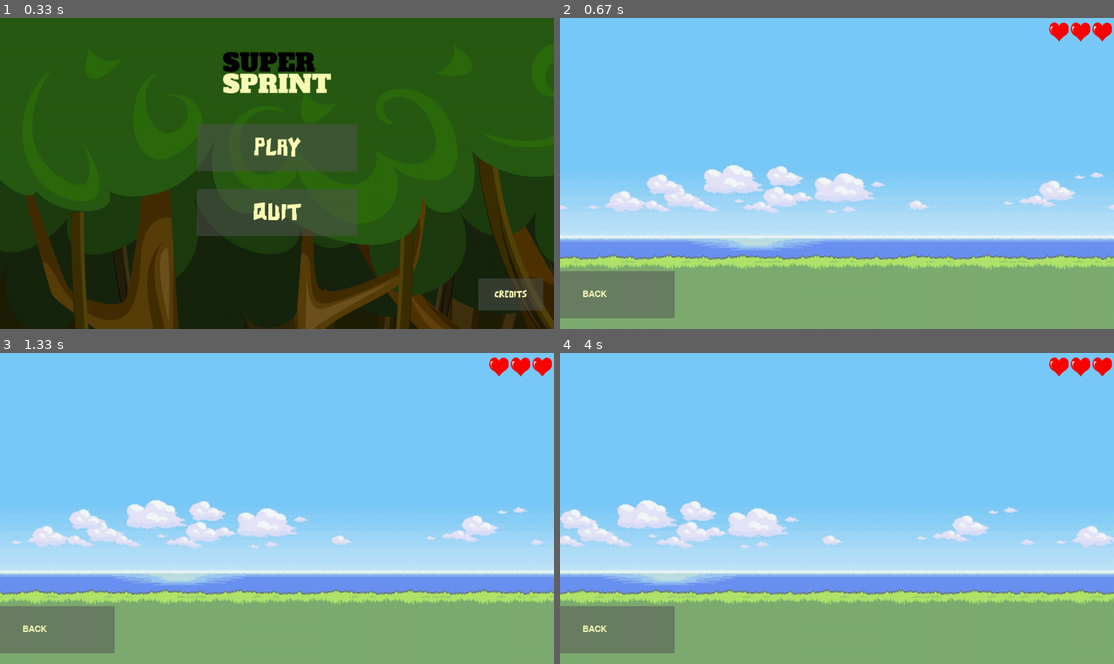
Above: before the commit, frames 1-4 (two rows, left to right).
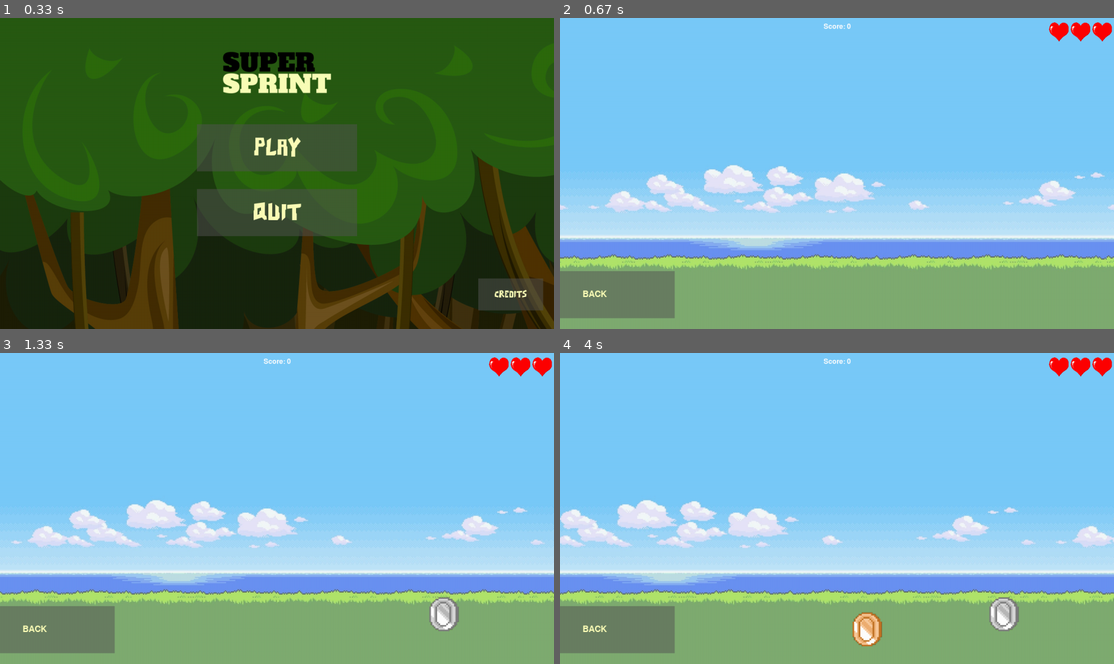
Above: after the commit, the same moments.

Repository: notAkkeri/SuperSprint
Game: pygame game, started from main.py
Same seed, same stepped clock (60 frames per second), same inputs: the game is played once before the commit and once after it.
Inputs:
- Up to frame 1 (0.33 s): no input
- Up to frame 2 (0.67 s): click "PLAY" at 0.38 s
- Up to frame 3 (1.33 s): no input
- Up to frame 4 (4 s): no input

Frame 1 is identical in both runs. In frame 2, less than 0.1% of the frame differs, in the area x 47-53%, y 1-4%; in frame 3, 0.5%; in frame 4, 1.0%, in the area x 47-83%, y 1-95%.

Commit message:
0.5 COINSSS
- Item spawner file
- Coin drawer
- Coin timer(global timer)
- Coin values
- Coin assets
- Coin  rarity

=

Diff:
--- a/gameEngine.py
+++ b/gameEngine.py
@@ -1,21 +1,39 @@
 import pygame
 import sys
+import random
 from button import Button
-
+from itemSpawner import spawn_coins, Coin, coinTime, despawn_coins
 
 pygame.init()
-
 
 def get_font(size):
     return pygame.font.Font("assets/font1.ttf", size)
 
+def get_heart_icon():
+    return pygame.image.load("assets/heartIcon.png")
 
-def get_heart_icon():
-    return pygame.image.load("assets/hearticon.png")
+def get_gold_icon():
+    return pygame.image.load("assets/goldCoin.png")
+
+def get_silver_icon():
+    return pygame.image.load("assets/silverCoin.png")
+
+def get_bronze_icon():
+    return pygame.image.load("assets/bronzeCoin.png")
+
+
+last_coin_spawn_time = pygame.time.get_ticks()
 
 # Function to display the game screen
 def displayGame(SCREEN):
+    global last_coin_spawn_time
     game_screen = True
+
+    # coins
+    coins = []
+
+    #scores
+    score = 0
 
     # healthy (lives)
     heart_icon = pygame.transform.scale(get_heart_icon(), (45, 45))
@@ -25,9 +43,10 @@
     gameBG = pygame.image.load("assets/gameBG.png")
     bg_x = 0  # Initial x-position of the background
 
-   # button variable
+   # button variables
     back_to_menu_button = Button(image=pygame.image.load("assets/rect.png"), pos=(80, 640),
                                  text_input="BACK", font=get_font(30), base_color="#fbfdb7", hovering_color="#f8cd78")
+
     # main loop
     while game_screen:
         SCREEN.fill((0, 0, 0))
@@ -46,6 +65,24 @@
             x = SCREEN.get_width() - 50 - (i * (heart_icon.get_width() + 5))
             SCREEN.blit(heart_icon, (x, 10))
 
+        # Display the score at the top-middle of the screen
+        score_text = get_font(24).render(f"Score: {score}", True, (255, 255, 255))
+        score_rect = score_text.get_rect(center=(SCREEN.get_width() // 2, 20))
+        SCREEN.blit(score_text, score_rect)
+
+
+        # Coin spawning
+        if random.random() < 0.01:
+            spawn_coins(coins, SCREEN.get_width(), SCREEN.get_height(), get_gold_icon(), get_silver_icon(), get_bronze_icon())
+        # coin draw
+        for coin in coins:
+            coin.draw(SCREEN)
+
+        # Despawn check
+        despawn_coins(coins, SCREEN.get_width(), SCREEN.get_height())
+        last_coin_spawn_time = coinTime(coins, last_coin_spawn_time, SCREEN, get_gold_icon, get_silver_icon, get_bronze_icon)
+
+
         # menu button
         back_to_menu_button.changeColor(pygame.mouse.get_pos())
         back_to_menu_button.update(SCREEN)
@@ -54,7 +91,7 @@
         for event in pygame.event.get():
             if event.type == pygame.QUIT:
                 game_screen = False
-                sys.exit()  #
+                sys.exit()
             if event.type == pygame.MOUSEBUTTONDOWN:
                 if back_to_menu_button.checkForInput(pygame.mouse.get_pos()):
                     game_screen = False
--- /dev/null
+++ b/itemSpawner.py
@@ -0,0 +1,53 @@
+import random
+import pygame
+
+#Coin class
+class Coin:
+    def __init__(self, x, y, coin_type):
+        self.x = x
+        self.y = y
+        self.coin_type = coin_type
+        self.creation_time = pygame.time.get_ticks()
+
+    def draw(self, SCREEN):
+        SCREEN.blit(self.coin_type, (self.x, self.y))
+
+#Coin spawner  & rarity
+def spawn_coins(coins, width, height, goldCoin, silverCoin, bronzeCoin):
+    coin_probabilities = {
+        "gold": 0.1, # 10%
+        "silver": 0.25, # 25%
+        "bronze": 0.50 # 50%
+    }
+
+    if random.random() < coin_probabilities["gold"]:
+        coins.append(Coin(random.randint(0, width - goldCoin.get_width()), random.randint(100, height - goldCoin.get_height()), goldCoin))
+    elif random.random() < coin_probabilities["silver"]:
+        coins.append(Coin(random.randint(0, width - silverCoin.get_width()), random.randint(100, height - silverCoin.get_height()), silverCoin))
+    elif random.random() < coin_probabilities["bronze"]:
+        coins.append(Coin(random.randint(0, width - bronzeCoin.get_width()), random.randint(100, height - bronzeCoin.get_height()), bronzeCoin))
+
+#Tracks the global time of the game & how long coin has spawned for
+def coinTime(coins, last_coin_spawn_time, SCREEN, get_gold_icon, get_silver_icon, get_bronze_icon):
+    current_time = pygame.time.get_ticks()
+    time_elapsed = current_time - last_coin_spawn_time
+
+    if time_elapsed >= 50000:
+        spawn_coins(coins, SCREEN.get_width(), SCREEN.get_height(), get_gold_icon(), get_silver_icon(), get_bronze_icon())
+        last_coin_spawn_time = current_time
+
+    return last_coin_spawn_time  # Return the updated last_coin_spawn_time
+
+#Despawn coin function
+def despawn_coins(coins, screen_width, screen_height):
+    coins_to_remove = []
+    current_time = pygame.time.get_ticks()
+
+    for coin in coins:
+        # check if coin has been drawn for > 4 seconds
+        if coin.x < 0 or coin.x > screen_width or coin.y < 0 or coin.y > screen_height or (current_time - coin.creation_time) >= 4000:
+            coins_to_remove.append(coin)
+
+    # Remove coins that past their spawn counter (later, when character picks them up)
+    for coin in coins_to_remove:
+        coins.remove(coin)
--- a/main.py
+++ b/main.py
@@ -53,6 +53,7 @@
             if event.type == pygame.MOUSEBUTTONDOWN:
                 if PLAY_BUTTON.checkForInput(MENU_MOUSE_POS):
                     displayGame(SCREEN)
+
                     pygame.display.set_caption("Menu")
                 if EXIT_BUTTON.checkForInput(MENU_MOUSE_POS):
                     pygame.quit()
Binary file added: Assets/boulder.png
Binary file added: Assets/bronzeCoin.png
Binary file added: Assets/goldCoin.png
Binary file added: Assets/silverCoin.png
